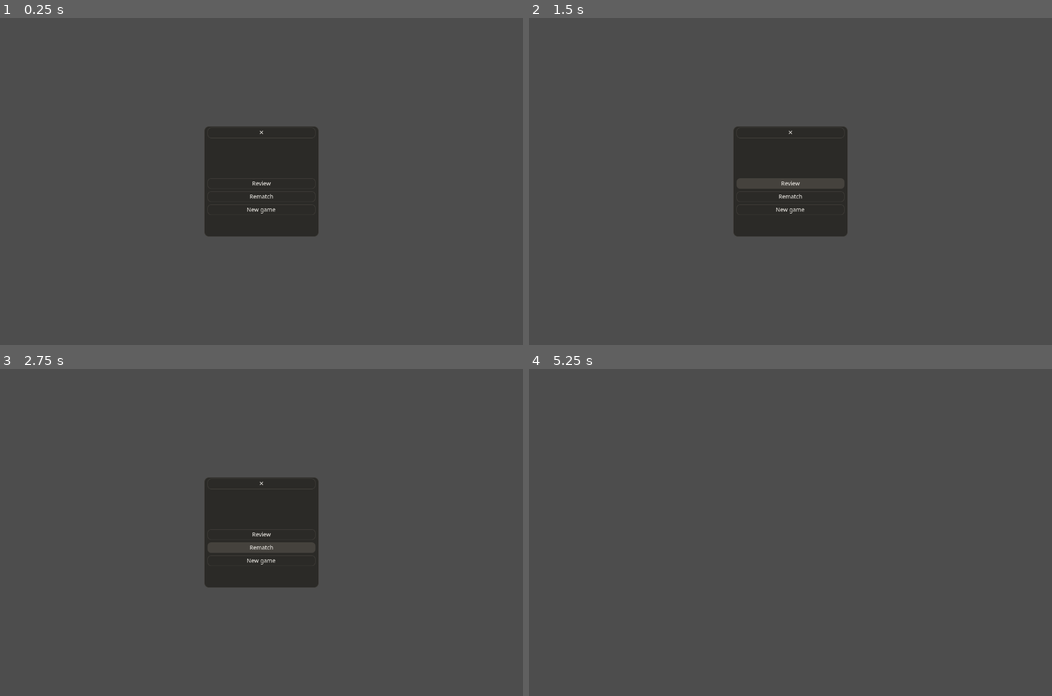
Above: before the commit, frames 1-4 (two rows, left to right).
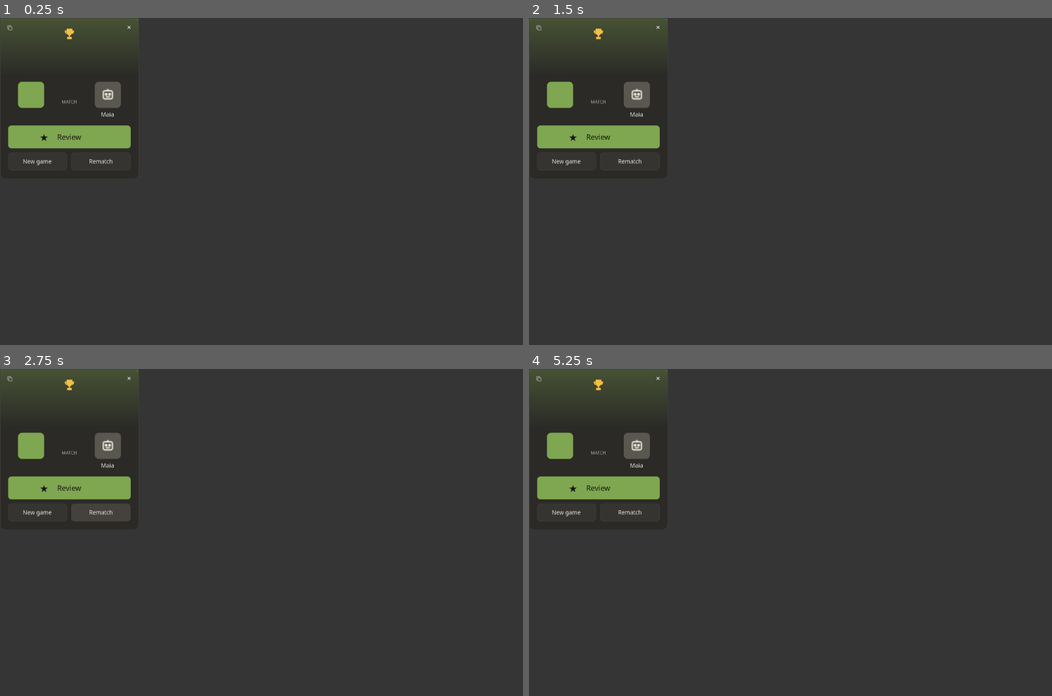
Above: after the commit, the same moments.

Repository: Laginho/P-Chess
Game: Godot game, scene res://ui/game_over.tscn
Same seed, same stepped clock (60 frames per second), same inputs: the game is played once before the commit and once after it. This scene is started directly instead of the project's main scene.
Inputs (mouse positions are in pixels of both pictures, inside the frame that each line leads up to):
- Up to frame 1 (0.25 s): no input
- Up to frame 2 (1.5 s): click "✕" at 0.5 s; click "Review" at 1.25 s
- Up to frame 3 (2.75 s): click "Rematch" at 2 s
- Up to frame 4 (5.25 s): click (539, 378) at 2.77 s; click "New game" at 3.5 s; click "New game" at 4.25 s; tap Enter at 5 s; move the mouse to (905, 516) at 5.02 s; hold Right from 5.03 s (still down); tap Space at 5.1 s; click (905, 516) at 5.17 s

The runs differ from the first frame. In frame 1, 13% of the frame differs, in the area x 0-53%, y 0-60%; in frame 2, 13%; in frame 3, 12%; in frame 4, 12%.
Error before the commit: Invalid access to property or key 'settings' on a base object of type 'Nil'. (res://ui/game_over.gd:47)

Commit message:
feat: redesign game-over card (UI-024)
Show the result, players and match score over the final board, and reuse review PGN copying while retaining card actions.

Diff:
--- a/ui/game_over.gd
+++ b/ui/game_over.gd
@@ -7,13 +7,44 @@
 func present(session, finished_game) -> void:
 	main = session
 	game = finished_game
-	$Panel/Content/Headline.text = {"1-0": "White won", "0-1": "Black won", "1/2-1/2": "Draw"}[game.result]
+	var draw: bool = game.result == "1/2-1/2"
+	var won: bool = not draw and ((game.result == "1-0") == (main.human == "w"))
+	$Panel/Content/Headline.text = "Draw" if draw else ("You won!" if won else "You lost")
 	$Panel/Content/Reason.text = "by " + game.reason
-	$Panel/Content/Score.text = main.match_score_text()
+	$Panel/Content/Score.text = "%s – %s" % [main._format_score(main._human_score), main._format_score(main._maia_score)]
+	var player_name: String = main.preferences.get_value("player_name")
+	$Panel/Content/HumanName.text = player_name
+	$Panel/Content/Human/Initial.text = player_name.left(1).to_upper()
+	$Panel/Content/Icon.visible = not draw
+	$Panel/Content/Half.visible = draw
+	if not draw and not won:
+		$Panel/Content/Icon.texture = load("res://ui/icons/flag.svg")
+		$Panel/Content/Icon.modulate = Color("a8a49c")
+	var tint := Color("a8a49c") if draw else (Color("7fa650") if won else Color("c93230"))
+	var gradient = $Panel/Content/Tint.texture.duplicate(true)
+	gradient.gradient.set_color(0, Color(tint, 0.22 if draw else (0.32 if won else 0.28)))
+	gradient.gradient.set_color(1, Color(tint, 0))
+	$Panel/Content/Tint.texture = gradient
+	for avatar in [$Panel/Content/Human, $Panel/Content/Bot]:
+		var style = avatar.get_theme_stylebox("panel").duplicate()
+		if not draw and (avatar == $Panel/Content/Human) == won:
+			style.set_border_width_all(3)
+			style.border_color = Color("f4bf44")
+		avatar.add_theme_stylebox_override("panel", style)
+	$Panel/Content/CopyPgn.pressed.connect(func(): main.review.get_node("Margin/Content/Actions/CopyPgn").pressed.emit())
 	$Panel/Content/Review.pressed.connect(_open_review)
 	$Panel/Content/Rematch.pressed.connect(_rematch)
 	$Panel/Content/NewGame.pressed.connect(_new_game)
 	$Panel/Content/Close.pressed.connect(_close)
+	resized.connect(_layout_card)
+	_layout_card()
+
+
+func _layout_card() -> void:
+	var card_size := Vector2(340, 394)
+	var factor := minf(1.0, minf(size.x / card_size.x, size.y / card_size.y))
+	$Panel.scale = Vector2.ONE * factor
+	$Panel.position = (size - card_size * factor) / 2
 
 
 func _process(_delta: float) -> void:
@@ -30,7 +61,12 @@
 			_close()
 		elif event.keycode == KEY_SPACE:
 			get_viewport().set_input_as_handled()
-			_rematch()
+			var focused = get_viewport().gui_get_focus_owner()
+			if focused is Button and $Panel.is_ancestor_of(focused):
+				if not focused.disabled:
+					focused.pressed.emit()
+			else:
+				_rematch()
 
 
 func _close() -> void:
--- a/ui/game_over.tscn
+++ b/ui/game_over.tscn
@@ -1,6 +1,44 @@
-[gd_scene format=3]
+[gd_scene load_steps=11 format=3]
 
 [ext_resource type="Script" path="res://ui/game_over.gd" id="1"]
+[ext_resource type="Texture2D" path="res://ui/icons/copy.svg" id="2"]
+[ext_resource type="Texture2D" path="res://ui/icons/trophy.svg" id="3"]
+[ext_resource type="Texture2D" path="res://ui/icons/flag.svg" id="4"]
+[ext_resource type="Texture2D" path="res://ui/icons/robot.svg" id="5"]
+
+[sub_resource type="StyleBoxFlat" id="Card"]
+bg_color = Color(0.1686, 0.1647, 0.1529, 1)
+border_width_left = 1
+border_width_top = 1
+border_width_right = 1
+border_width_bottom = 1
+border_color = Color(0.2706, 0.2588, 0.2392, 1)
+corner_radius_top_left = 12
+corner_radius_top_right = 12
+corner_radius_bottom_right = 12
+corner_radius_bottom_left = 12
+
+[sub_resource type="StyleBoxFlat" id="Human"]
+bg_color = Color(0.498, 0.651, 0.314, 1)
+corner_radius_top_left = 10
+corner_radius_top_right = 10
+corner_radius_bottom_right = 10
+corner_radius_bottom_left = 10
+
+[sub_resource type="StyleBoxFlat" id="Bot"]
+bg_color = Color(0.353, 0.337, 0.314, 1)
+corner_radius_top_left = 10
+corner_radius_top_right = 10
+corner_radius_bottom_right = 10
+corner_radius_bottom_left = 10
+
+[sub_resource type="Gradient" id="Gradient"]
+colors = PackedColorArray(0.498, 0.651, 0.314, 0.32, 0.498, 0.651, 0.314, 0)
+
+[sub_resource type="GradientTexture2D" id="GradientTexture"]
+gradient = SubResource("Gradient")
+fill_from = Vector2(0, 0)
+fill_to = Vector2(0, 1)
 
 [node name="GameOver" type="Control"]
 layout_mode = 1
@@ -12,53 +50,236 @@
 mouse_filter = 2
 script = ExtResource("1")
 
-[node name="Panel" type="PanelContainer" parent="."]
+[node name="Dim" type="ColorRect" parent="."]
 layout_mode = 1
-anchors_preset = 8
-anchor_left = 0.5
-anchor_top = 0.5
-anchor_right = 0.5
-anchor_bottom = 0.5
-offset_left = -140.0
-offset_top = -135.0
-offset_right = 140.0
-offset_bottom = 135.0
+anchors_preset = 15
+anchor_right = 1.0
+anchor_bottom = 1.0
 grow_horizontal = 2
 grow_vertical = 2
-
-[node name="Content" type="VBoxContainer" parent="Panel"]
-layout_mode = 2
-theme_override_constants/separation = 6
+mouse_filter = 2
+color = Color(0.039, 0.039, 0.035, 0.35)
+
+[node name="Panel" type="Panel" parent="."]
+layout_mode = 0
+offset_right = 340.0
+offset_bottom = 394.0
+theme_override_styles/panel = SubResource("Card")
+
+[node name="Content" type="Control" parent="Panel"]
+layout_mode = 1
+anchors_preset = 15
+anchor_right = 1.0
+anchor_bottom = 1.0
+grow_horizontal = 2
+grow_vertical = 2
+mouse_filter = 2
+
+[node name="Tint" type="TextureRect" parent="Panel/Content"]
+layout_mode = 0
+offset_left = 1.0
+offset_top = 1.0
+offset_right = 339.0
+offset_bottom = 145.0
+mouse_filter = 2
+texture = SubResource("GradientTexture")
+expand_mode = 1
+
+[node name="Icon" type="TextureRect" parent="Panel/Content"]
+layout_mode = 0
+offset_left = 153.0
+offset_top = 22.0
+offset_right = 187.0
+offset_bottom = 56.0
+mouse_filter = 2
+texture = ExtResource("3")
+expand_mode = 1
+stretch_mode = 5
+
+[node name="Half" type="Label" parent="Panel/Content"]
+layout_mode = 0
+offset_left = 153.0
+offset_top = 18.0
+offset_right = 187.0
+offset_bottom = 58.0
+visible = false
+mouse_filter = 2
+theme_type_variation = &"ExtraBoldText"
+theme_override_colors/font_color = Color(0.659, 0.643, 0.612, 1)
+theme_override_font_sizes/font_size = 34
+text = "½"
+horizontal_alignment = 1
+
+[node name="Headline" type="Label" parent="Panel/Content"]
+layout_mode = 0
+offset_left = 20.0
+offset_top = 63.0
+offset_right = 320.0
+offset_bottom = 101.0
+mouse_filter = 2
+theme_type_variation = &"ExtraBoldText"
+theme_override_font_sizes/font_size = 28
+horizontal_alignment = 1
+
+[node name="Reason" type="Label" parent="Panel/Content"]
+layout_mode = 0
+offset_left = 20.0
+offset_top = 103.0
+offset_right = 320.0
+offset_bottom = 125.0
+mouse_filter = 2
+theme_override_colors/font_color = Color(0.659, 0.643, 0.612, 1)
+theme_override_font_sizes/font_size = 14
+horizontal_alignment = 1
+
+[node name="Human" type="Panel" parent="Panel/Content"]
+layout_mode = 0
+offset_left = 44.0
+offset_top = 156.0
+offset_right = 108.0
+offset_bottom = 220.0
+mouse_filter = 2
+theme_override_styles/panel = SubResource("Human")
+
+[node name="Initial" type="Label" parent="Panel/Content/Human"]
+layout_mode = 0
+offset_left = 0.0
+offset_top = 0.0
+offset_right = 64.0
+offset_bottom = 64.0
+mouse_filter = 2
+theme_type_variation = &"ExtraBoldText"
+theme_override_colors/font_color = Color(0.078, 0.078, 0.071, 1)
+theme_override_font_sizes/font_size = 28
+horizontal_alignment = 1
+vertical_alignment = 1
+
+[node name="Bot" type="Panel" parent="Panel/Content"]
+layout_mode = 0
+offset_left = 232.0
+offset_top = 156.0
+offset_right = 296.0
+offset_bottom = 220.0
+mouse_filter = 2
+theme_override_styles/panel = SubResource("Bot")
+
+[node name="Robot" type="TextureRect" parent="Panel/Content/Bot"]
+layout_mode = 0
+offset_left = 15.0
+offset_top = 15.0
+offset_right = 49.0
+offset_bottom = 49.0
+mouse_filter = 2
+texture = ExtResource("5")
+modulate = Color(2, 1.54, 3, 1)
+expand_mode = 1
+stretch_mode = 5
+
+[node name="HumanName" type="Label" parent="Panel/Content"]
+layout_mode = 0
+offset_left = 20.0
+offset_top = 226.0
+offset_right = 132.0
+offset_bottom = 248.0
+mouse_filter = 2
+theme_type_variation = &"BoldText"
+theme_override_font_sizes/font_size = 14
+clip_text = true
+horizontal_alignment = 1
+
+[node name="BotName" type="Label" parent="Panel/Content"]
+layout_mode = 0
+offset_left = 208.0
+offset_top = 226.0
+offset_right = 320.0
+offset_bottom = 248.0
+mouse_filter = 2
+theme_type_variation = &"BoldText"
+theme_override_font_sizes/font_size = 14
+text = "Maia"
+horizontal_alignment = 1
+
+[node name="Score" type="Label" parent="Panel/Content"]
+layout_mode = 0
+offset_left = 108.0
+offset_top = 164.0
+offset_right = 232.0
+offset_bottom = 200.0
+mouse_filter = 2
+theme_type_variation = &"ExtraBoldText"
+theme_override_font_sizes/font_size = 26
+horizontal_alignment = 1
+
+[node name="Match" type="Label" parent="Panel/Content"]
+layout_mode = 0
+offset_left = 120.0
+offset_top = 197.0
+offset_right = 220.0
+offset_bottom = 217.0
+mouse_filter = 2
+theme_type_variation = &"BoldText"
+theme_override_colors/font_color = Color(0.659, 0.643, 0.612, 1)
+theme_override_font_sizes/font_size = 11
+text = "MATCH"
+horizontal_alignment = 1
+
+[node name="Review" type="Button" parent="Panel/Content"]
+layout_mode = 0
+offset_left = 20.0
+offset_top = 263.0
+offset_right = 320.0
+offset_bottom = 319.0
+theme_type_variation = &"PrimaryButton"
+theme_override_font_sizes/font_size = 18
+text = "Review"
+
+[node name="Star" type="Label" parent="Panel/Content/Review"]
+layout_mode = 0
+offset_left = 75.0
+offset_top = 12.0
+offset_right = 101.0
+offset_bottom = 44.0
+mouse_filter = 2
+theme_override_colors/font_color = Color(0.078, 0.078, 0.071, 1)
+theme_override_font_sizes/font_size = 24
+text = "★"
+horizontal_alignment = 1
+
+[node name="NewGame" type="Button" parent="Panel/Content"]
+layout_mode = 0
+offset_left = 20.0
+offset_top = 329.0
+offset_right = 164.0
+offset_bottom = 373.0
+theme_type_variation = &"RaisedButton"
+text = "New game"
+
+[node name="Rematch" type="Button" parent="Panel/Content"]
+layout_mode = 0
+offset_left = 174.0
+offset_top = 329.0
+offset_right = 320.0
+offset_bottom = 373.0
+theme_type_variation = &"RaisedButton"
+text = "Rematch"
+
+[node name="CopyPgn" type="Button" parent="Panel/Content"]
+layout_mode = 0
+offset_left = 8.0
+offset_top = 8.0
+offset_right = 40.0
+offset_bottom = 40.0
+flat = true
+tooltip_text = "Copy PGN"
+icon = ExtResource("2")
+expand_icon = true
 
 [node name="Close" type="Button" parent="Panel/Content"]
-layout_mode = 2
-focus_mode = 0
+layout_mode = 0
+offset_left = 300.0
+offset_top = 8.0
+offset_right = 332.0
+offset_bottom = 40.0
+flat = true
+tooltip_text = "Close"
 text = "✕"
-
-[node name="Headline" type="Label" parent="Panel/Content"]
-layout_mode = 2
-theme_override_font_sizes/font_size = 24
-horizontal_alignment = 1
-
-[node name="Reason" type="Label" parent="Panel/Content"]
-layout_mode = 2
-horizontal_alignment = 1
-
-[node name="Score" type="Label" parent="Panel/Content"]
-layout_mode = 2
-horizontal_alignment = 1
-
-[node name="Review" type="Button" parent="Panel/Content"]
-layout_mode = 2
-focus_mode = 0
-text = "Review"
-
-[node name="Rematch" type="Button" parent="Panel/Content"]
-layout_mode = 2
-focus_mode = 0
-text = "Rematch"
-
-[node name="NewGame" type="Button" parent="Panel/Content"]
-layout_mode = 2
-focus_mode = 0
-text = "New game"
